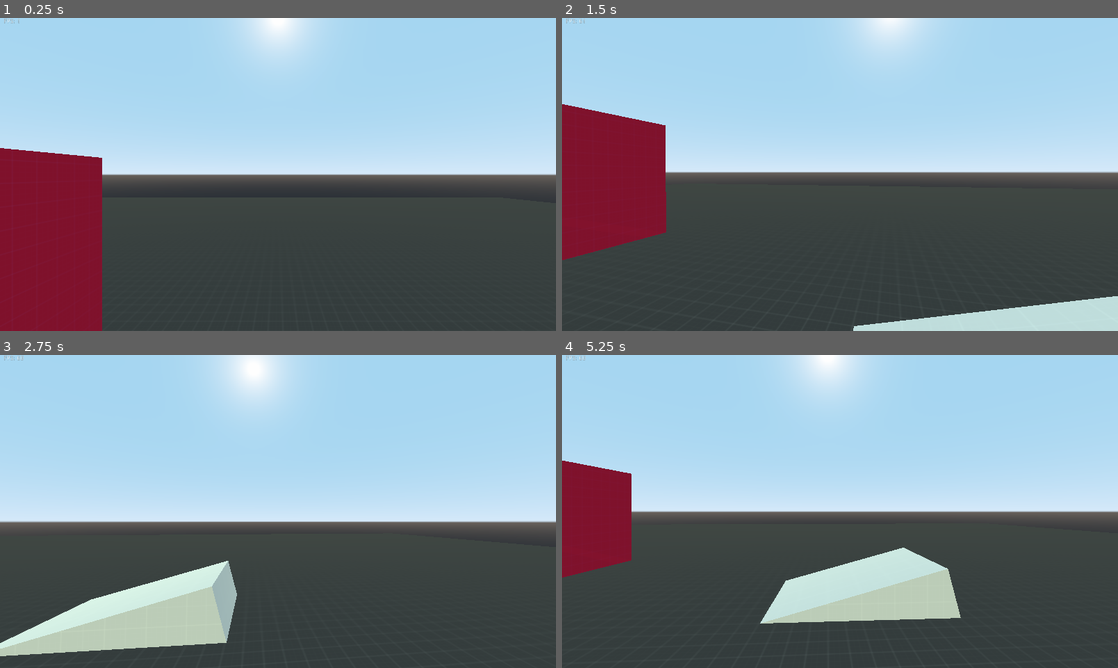
Above: before the commit, frames 1-4 (two rows, left to right).
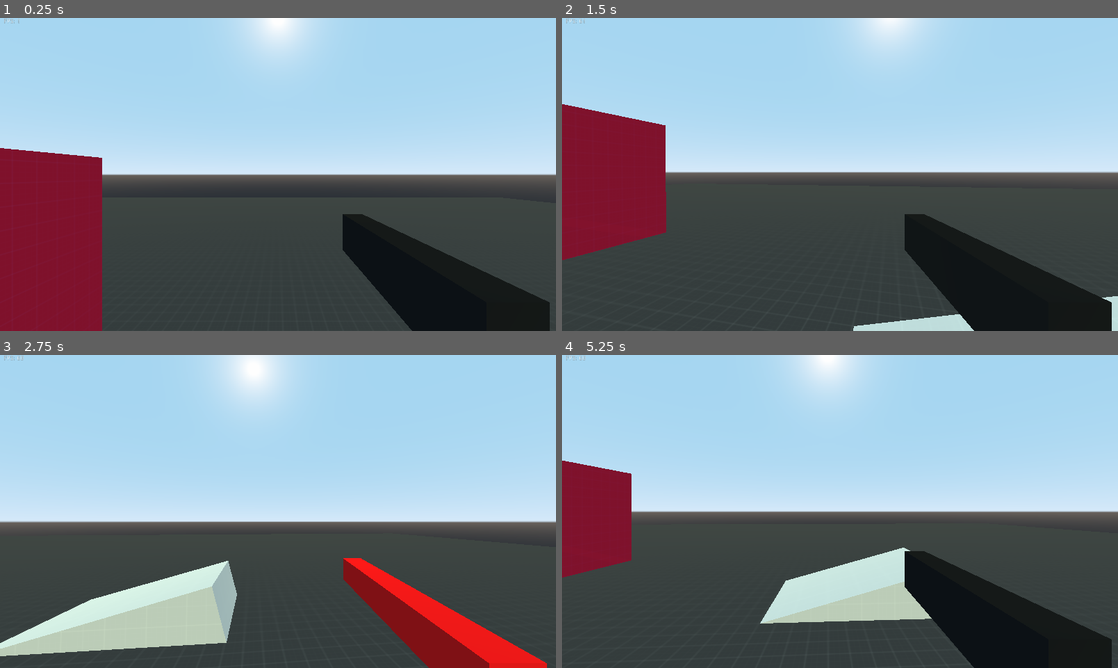
Above: after the commit, the same moments.

Repository: JBStepan/Project-Scorpio
Game: Godot game, scene res://Scenes/debug_world.tscn
The game is run twice, just before and just after one commit, with the same random seed, the same clock (stepped at 60 frames per second) and the same inputs.
Inputs (mouse positions are in pixels of both pictures, inside the frame that each line leads up to):
- Up to frame 1 (0.25 s): no input
- Up to frame 2 (1.5 s): tap Enter (ui_accept) at 0.5, 1.25 s; move the mouse to (867, 174) at 0.52 s; hold D (right) 0.53-1.28 s; click (867, 174) at 0.6 s; tap Space (jump) at 0.77 s; tap 1 (gun1) at 0.8, 1.35 s; move the mouse to (812, 174) at 1.27 s; hold S (backword) from 1.28 s (still down)
- Up to frame 3 (2.75 s): tap Space (jump) at 1.52 s; tap 2 (gun2) at 1.55, 2.1 s; move the mouse to (289, 505) at 2.02 s; release S (backword) at 2.03 s; hold D (right) from 2.03 s (still down); click (289, 505) at 2.3 s
- Up to frame 4 (5.25 s): move the mouse to (834, 517) at 2.77 s; tap Ctrl (crouch) at 2.85 s; tap Space (jump) at 3.02, 3.77, 4.52 s; tap 1 (gun1) at 3.05, 5.1 s; move the mouse to (878, 514) at 3.52 s; release D (right) at 3.53 s; hold A (left) 3.53-5.03 s; click (878, 514) at 3.6 s; tap 2 (gun2) at 3.8 s; move the mouse to (795, 508) at 4.27 s; tap W (forword) at 4.35 s; click (795, 508) at 4.55 s; move the mouse to (845, 511) at 5.02 s; hold S (backword) from 5.03 s (still down)

The runs differ from the first frame. In frame 1, 7.5% of the frame differs, in the area x 61-99%, y 62-100%; in frame 2, 7.5%; in frame 3, 5.0%; in frame 4, 7.5%.

Commit message:
Finally done with the Weapon System for now

Diff:
--- a/src/Scenes/Player.tscn
+++ b/src/Scenes/Player.tscn
@@ -1,15 +1,22 @@
-[gd_scene load_steps=9 format=2]
+[gd_scene load_steps=10 format=2]
 
 [ext_resource path="res://Scripts/Player/Movement.gd" type="Script" id=1]
 [ext_resource path="res://Scripts/Player/HeadMovement.gd" type="Script" id=2]
 [ext_resource path="res://Scripts/Player/ShakeCam.gd" type="Script" id=3]
-[ext_resource path="res://Scripts/Weapons/Weapons.gd" type="Script" id=4]
-[ext_resource path="res://Scripts/Player/Feet.gd" type="Script" id=5]
-[ext_resource path="res://Audio/metal.wav" type="AudioStream" id=6]
-[ext_resource path="res://Audio/normal.wav" type="AudioStream" id=7]
+[ext_resource path="res://Scripts/Weapons/weapon.gd" type="Script" id=4]
 
 [sub_resource type="CapsuleShape" id=1]
 height = 2.0
+
+[sub_resource type="CubeMesh" id=2]
+
+[sub_resource type="SpatialMaterial" id=3]
+albedo_color = Color( 0, 0, 0, 1 )
+
+[sub_resource type="CubeMesh" id=4]
+
+[sub_resource type="SpatialMaterial" id=5]
+albedo_color = Color( 1, 0, 0, 1 )
 
 [node name="Player" type="KinematicBody"]
 script = ExtResource( 1 )
@@ -25,6 +32,8 @@
 script = ExtResource( 2 )
 player_path = NodePath("..")
 cam_path = NodePath("Neck/Camera")
+gun1_path = NodePath("Weapons/Gun1")
+gun2_path = NodePath("Weapons/Gun2")
 
 [node name="Neck" type="Spatial" parent="Head"]
 
@@ -32,39 +41,34 @@
 script = ExtResource( 3 )
 
 [node name="Weapons" type="Spatial" parent="Head"]
-transform = Transform( 1, 0, 0, 0, 1, 0, 0, 0, 1, 0.518944, -0.476239, 0 )
-script = ExtResource( 4 )
+transform = Transform( 1, 0, 0, 0, 1, 0, 0, 0, 0.655224, 0.629, -0.48558, -1.24031 )
 
 [node name="Gun1" type="Spatial" parent="Head/Weapons"]
-transform = Transform( 1, 0, 0, 0, 1, 0, 0, 0, 1, 0, 1.23958, -0.54316 )
+visible = false
+script = ExtResource( 4 )
+fire_rate = 2.0
+clip_size = 5
+reload_rate = 0.3
+damage = 2.0
+raycast_path = NodePath("../..")
+weapon_name = "Google"
+
+[node name="MeshInstance" type="MeshInstance" parent="Head/Weapons/Gun1"]
+transform = Transform( 0.0825461, 0, 0, 0, 0.150754, 0, 0, 0, 1, 0, 0, 0 )
+mesh = SubResource( 2 )
+material/0 = SubResource( 3 )
 
 [node name="Gun2" type="Spatial" parent="Head/Weapons"]
-transform = Transform( 1, 0, 0, 0, 1, 0, 0, 0, 1, 0, 1.23958, -0.54316 )
+visible = false
+script = ExtResource( 4 )
+fire_rate = 1.0
+clip_size = 16
+reload_rate = 3.2
+damage = 5.0
+raycast_path = NodePath("../..")
+weapon_name = "Gun2"
 
-[node name="Gun3" type="Spatial" parent="Head/Weapons"]
-transform = Transform( 1, 0, 0, 0, 1, 0, 0, 0, 1, 0, 1.23958, -0.54316 )
-
-[node name="Feet" type="RayCast" parent="."]
-transform = Transform( 1, 0, 0, 0, 1, 0, 0, 0, 1, 0, -1.64, 0 )
-enabled = true
-cast_to = Vector3( 0, -2, 0 )
-script = ExtResource( 5 )
-feet = NodePath(".")
-character = NodePath("..")
-
-[node name="Audios" type="Spatial" parent="Feet"]
-transform = Transform( 1, 0, 0, 0, 1, 0, 0, 0, 1, 0, -0.36, 0 )
-
-[node name="metal" type="Spatial" parent="Feet/Audios" groups=[
-"metal",
-]]
-
-[node name="metal" type="AudioStreamPlayer3D" parent="Feet/Audios/metal"]
-stream = ExtResource( 6 )
-
-[node name="Spatial" type="Spatial" parent="Feet/Audios" groups=[
-"metal",
-]]
-
-[node name="normal" type="AudioStreamPlayer3D" parent="Feet/Audios/Spatial"]
-stream = ExtResource( 7 )
+[node name="MeshInstance" type="MeshInstance" parent="Head/Weapons/Gun2"]
+transform = Transform( 0.075831, 0, 0, 0, 0.0879054, 0, 0, 0, 1, 0, 0, 0 )
+mesh = SubResource( 4 )
+material/0 = SubResource( 5 )
--- a/src/Scripts/Player/HeadMovement.gd
+++ b/src/Scripts/Player/HeadMovement.gd
@@ -13,20 +13,29 @@
 export var cam_path : NodePath;
 export var sensitivity : float = 0.2;
 export var captured : bool = true;
+export var gun1_path : NodePath;
+export var gun2_path : NodePath;
 
+var gun1 : Spatial;
+var gun2 : Spatial;
 var player;
 var cam : Camera;
+
+var current_weapon = 1;
 
 var player_inputs : Dictionary = {};
 
 func _ready() -> void:
 	player = get_node(player_path);
 	cam = get_node(cam_path);
+	gun1 = get_node(gun1_path);
+	gun2 = get_node(gun2_path);
 
 func _physics_process(_delta) -> void:
 	# Calls function to switch between locked and unlocked mouse
 	_mouse_toggle();
 	_zoom();
+	weapon_select();
 
 func _mouse_toggle() -> void:
 	if Input.is_action_just_pressed("ui_cancel"):
@@ -68,3 +77,21 @@
 func _input(_event) -> void:
 	# Calls the function to rotate the camera
 	_cam_rotate(_event);
+
+func weapon_select():
+	if Input.is_action_just_pressed("gun1"):
+		current_weapon = 1
+	elif Input.is_action_just_pressed("gun2"):
+		current_weapon = 2
+
+	if current_weapon == 1:
+		gun1.visible = true
+		gun1._process_gun();
+	else:
+		gun1.visible = false
+
+	if current_weapon == 2:
+		gun2.visible = true
+		gun2._process_gun();
+	else:
+		gun2.visible = false
--- a/src/Scripts/Weapons/Weapons.gd
+++ b/src/Scripts/Weapons/Weapons.gd
@@ -1,12 +1,34 @@
-#
-# Weapons.gd
-# ------------------
-# Part of the Triside
-# Copyright (c) 2020 JB Stepan. All Rights Reserved
-# Licensed under License.txt. License.txt for more info.
-#
-# TODO: Work on Weapon.gd
+extends Spatial
 
-extends Spatial;
+export var gun1_path : NodePath;
+export var gun2_path : NodePath;
 
-# class func _init(owner : Node, name : String, firerate : float, bullets : int, ammo : int, max_bullets : int, damage : float, reload_speed : float, Raycast : RayCast) -> void:
+var gun1 : Spatial;
+var gun2 : Spatial;
+
+var current_weapon = 1;
+
+func _ready():
+	gun1 = get_node(gun1_path);
+	gun2 = get_node(gun2_path);
+
+func _process(delta):
+	weapon_select();
+
+func weapon_select():
+	if Input.is_action_just_pressed("gun1"):
+		current_weapon == 1
+	elif Input.is_action_just_pressed("gun2"):
+		current_weapon == 2
+
+	if current_weapon == 1:
+		gun1.visible = true
+		#gun1._process_gun();
+	else:
+		gun1.visible = false
+
+	if current_weapon == 2:
+		gun2.visible = true
+		#gun2._process_gun();
+	else:
+		gun2.visible = false
--- a/src/Scripts/Weapons/weapon.gd
+++ b/src/Scripts/Weapons/weapon.gd
@@ -11,22 +11,26 @@
 
 class_name Weapon
 
-export var fire_rate = 0.5;
-export var clip_size = 5;
-export var reload_rate = 1;
+export var fire_rate : float;
+export var clip_size :int;
+export var reload_rate : float;
+export var damage : float;
 export var raycast_path : NodePath;
+export var weapon_name : String;
+export(String, MULTILINE) var weapon_desc
+
 
 var current_ammo = 0
 var can_fire = true
 var reloading = false
 
-var raycast;
+var raycast : RayCast;
 
 func _ready():
 	current_ammo = clip_size
-	raycast = raycast_path;
+	raycast = get_node(raycast_path)
 
-func _process(delta):
+func _process_gun():
 	if Input.is_action_just_pressed("fire") and can_fire:
 		if current_ammo > 0 and not reloading:
 			fire()
@@ -41,13 +45,13 @@
 		var collider = raycast.get_collider()
 		if collider.is_in_group("Enemies"):
 			collider.queue_free()
-			print("Killed " + collider.name)
+		else:
+			print("Hit Nothing!")
 
 func fire():
-	print("Fired weapon")
+	print("Fired weapon" + weapon_name)
 	can_fire = false
 	current_ammo -= 1
-	check_collision()
 	yield(get_tree().create_timer(fire_rate), "timeout")
 
 	can_fire = true
--- a/src/Scripts/World/Fps.gd
+++ b/src/Scripts/World/Fps.gd
@@ -13,6 +13,6 @@
 
 func _ready()->void:
 	pass;
-func _process(delta):
+func _process(_delta):
 	var fps = str(Engine.get_frames_per_second());
 	fps_label.text = "FPS: " + fps;
--- a/src/project.godot
+++ b/src/project.godot
@@ -103,11 +103,6 @@
 "events": [ Object(InputEventKey,"resource_local_to_scene":false,"resource_name":"","device":0,"alt":false,"shift":false,"control":false,"meta":false,"command":false,"pressed":false,"scancode":50,"unicode":0,"echo":false,"script":null)
  ]
 }
-gun3={
-"deadzone": 0.5,
-"events": [ Object(InputEventKey,"resource_local_to_scene":false,"resource_name":"","device":0,"alt":false,"shift":false,"control":false,"meta":false,"command":false,"pressed":false,"scancode":51,"unicode":0,"echo":false,"script":null)
- ]
-}
 interact={
 "deadzone": 0.5,
 "events": [ Object(InputEventKey,"resource_local_to_scene":false,"resource_name":"","device":0,"alt":false,"shift":false,"control":false,"meta":false,"command":false,"pressed":false,"scancode":69,"unicode":0,"echo":false,"script":null)
